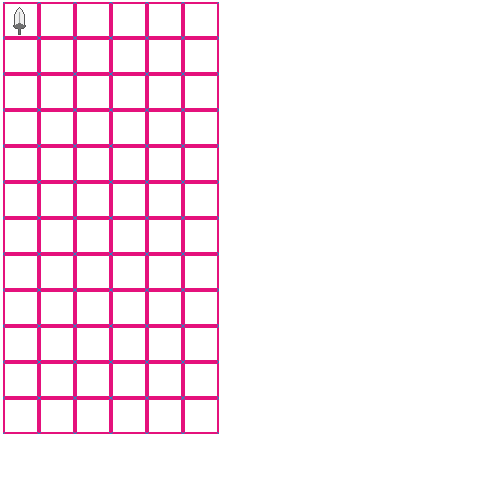
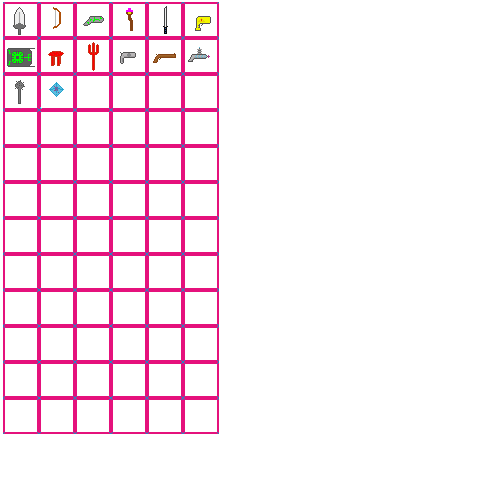
Two versions of the same layered image (500x500). Layer-by-layer changes:
painted on "Calque 5(collé)" over [7, 6, 211, 109]
